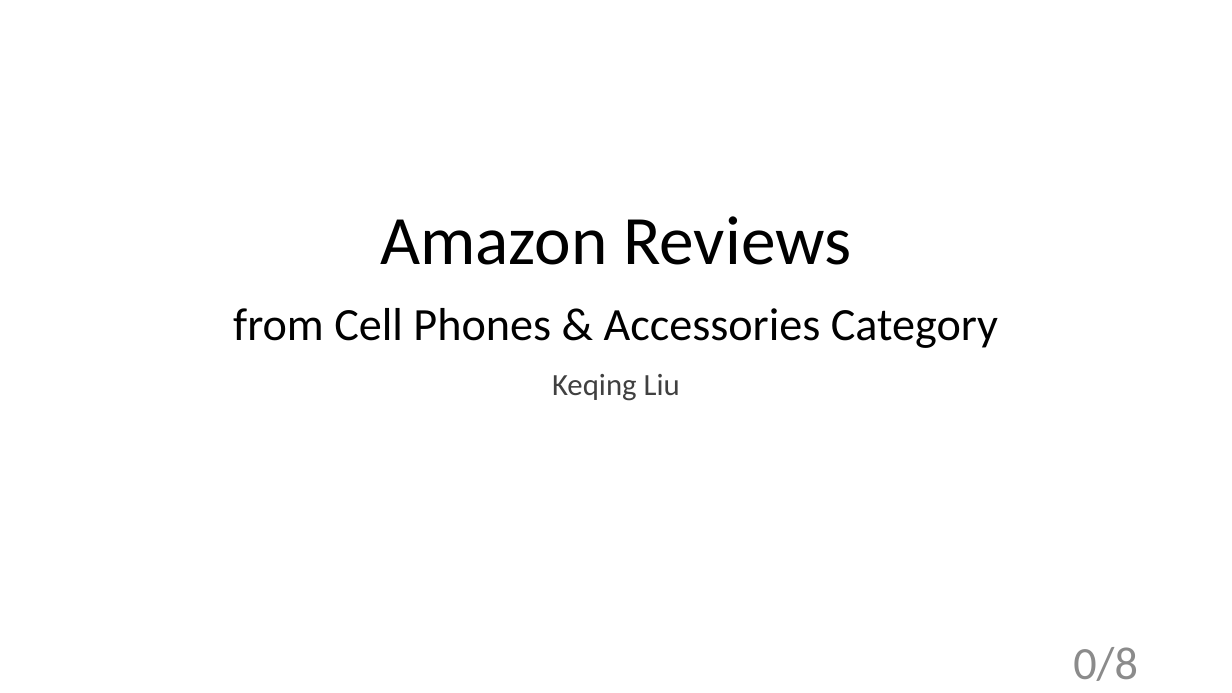
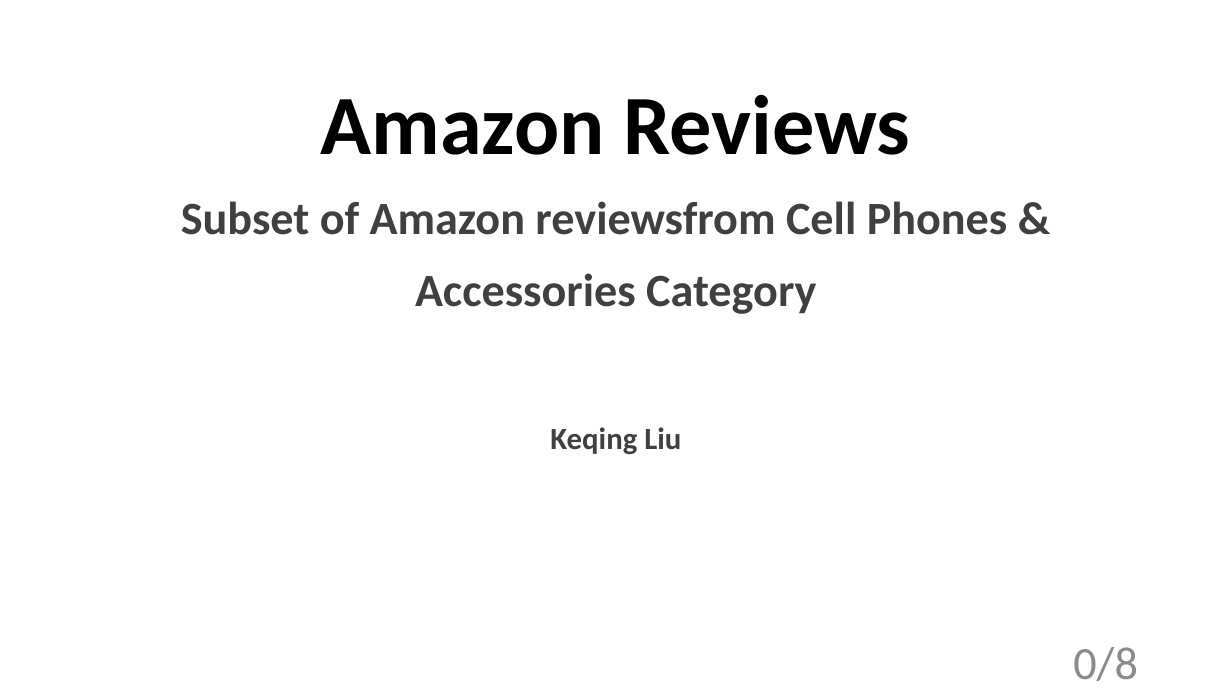
Before and after one commit to VUDataSci/data-presentation-KeqingLiuVU, a slide deck: slide 1 of midterm_slide.pptx. Drawn at 1232x693 pixels with LibreOffice and Linux fonts; fonts in the diff are those of the drawing; background and template pictures are left out. Boxes give left, top, right and bottom in pixels: in the first picture for what was removed or moved away, otherwise in the second. Text is boxed around its words. In the diff, an @@ line names an element or a change of style, - is before the commit and + after.

```diff
--- a/midterm_slide.pptx
+++ b/midterm_slide.pptx
@@ title at [181, 95, 1008, 314]: text changed; text colour #000000 to #404040; bold on @@
-Amazon Reviews
-from Cell Phones & Accessories Category
+Amazon Reviews
+Subset of Amazon reviewsfrom Cell Phones & Accessories Category
@@ subtitle "Keqing Liu": place and size @@
-subtitle "Keqing Liu" at [552, 374, 680, 401]
+subtitle "Keqing Liu" at [550, 427, 681, 454]
@@ subtitle "Keqing Liu" at [550, 427, 681, 454]: bold on @@
```
Also in this commit, not shown: 2 other slides changed.
